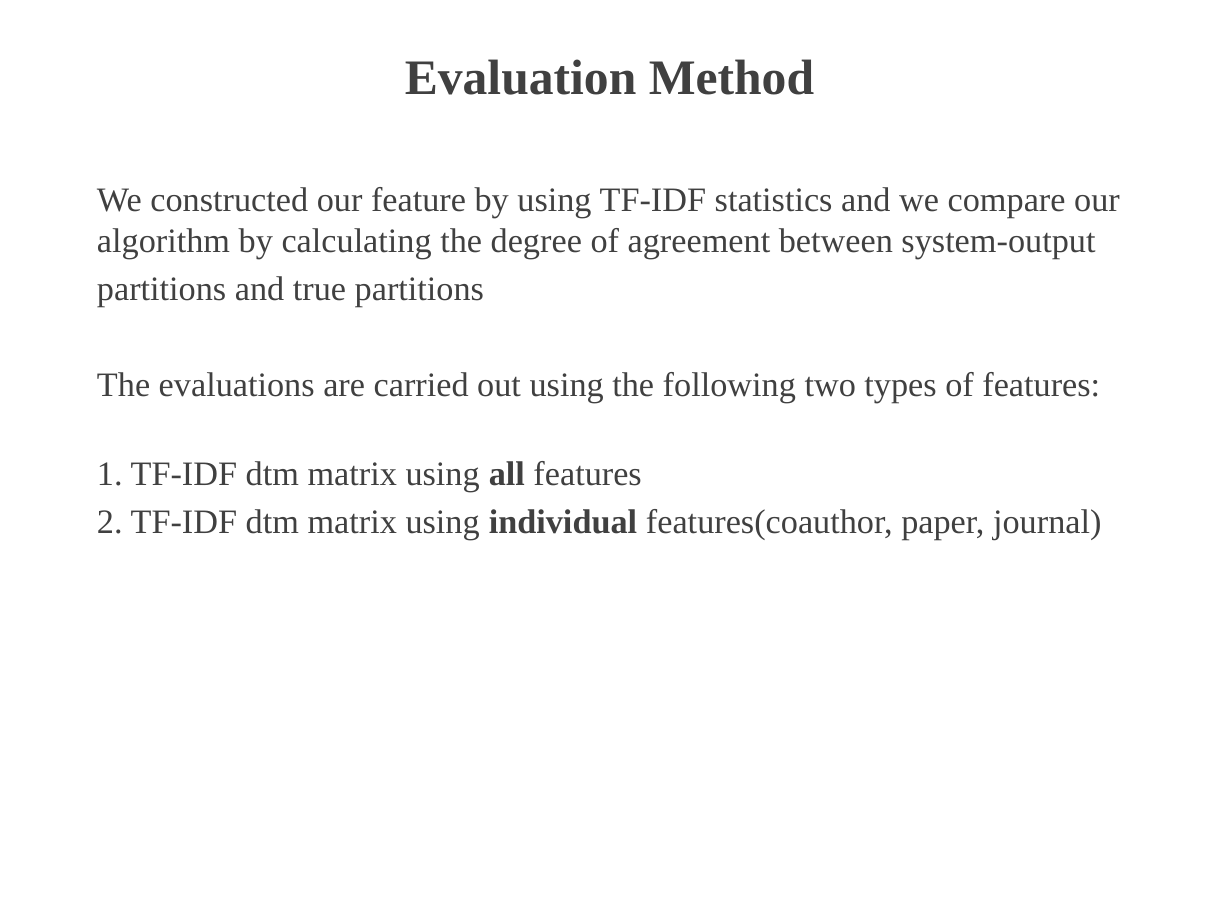
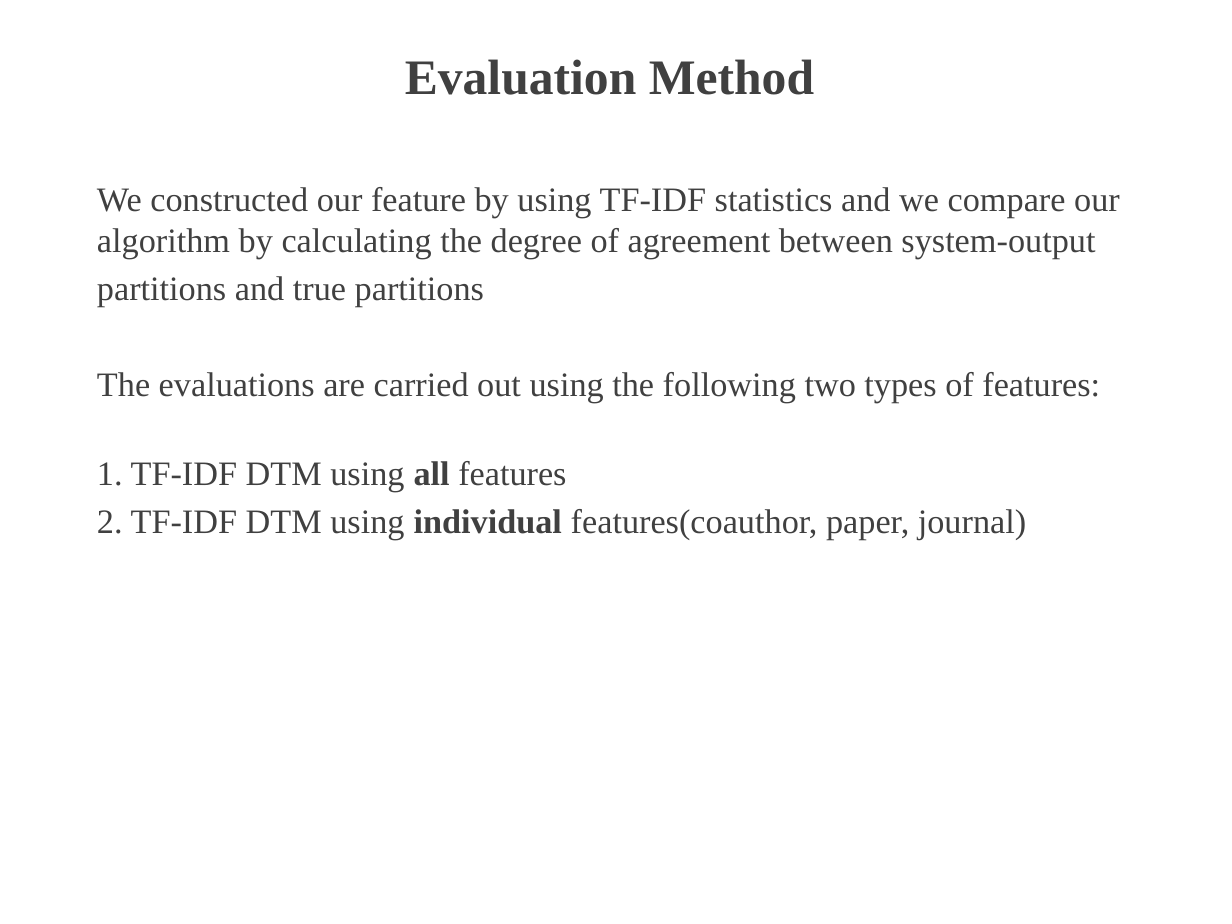
Before and after one commit to TZstatsADS/Spr2017-proj4-team13, a slide deck: slide 6 of doc/presentation.pptx. Drawn at 1232x924 pixels with LibreOffice and Linux fonts; fonts in the diff are those of the drawing; background and template pictures are left out. Boxes give left, top, right and bottom in pixels: in the first picture for what was removed or moved away, otherwise in the second. Text is boxed around its words. In the diff, an @@ line names an element or a change of style, - is before the commit and + after.

```diff
--- a/doc/presentation.pptx
+++ b/doc/presentation.pptx
@@ text at (97, 461, 1026, 539): text changed @@
-1. TF-IDF dtm matrix using all features
-2. TF-IDF dtm matrix using individual features(coauthor, paper, journal)
+1. TF-IDF DTM using all features
+2. TF-IDF DTM using individual features(coauthor, paper, journal)
```
Also in this commit, not shown: 3 other slides changed.
